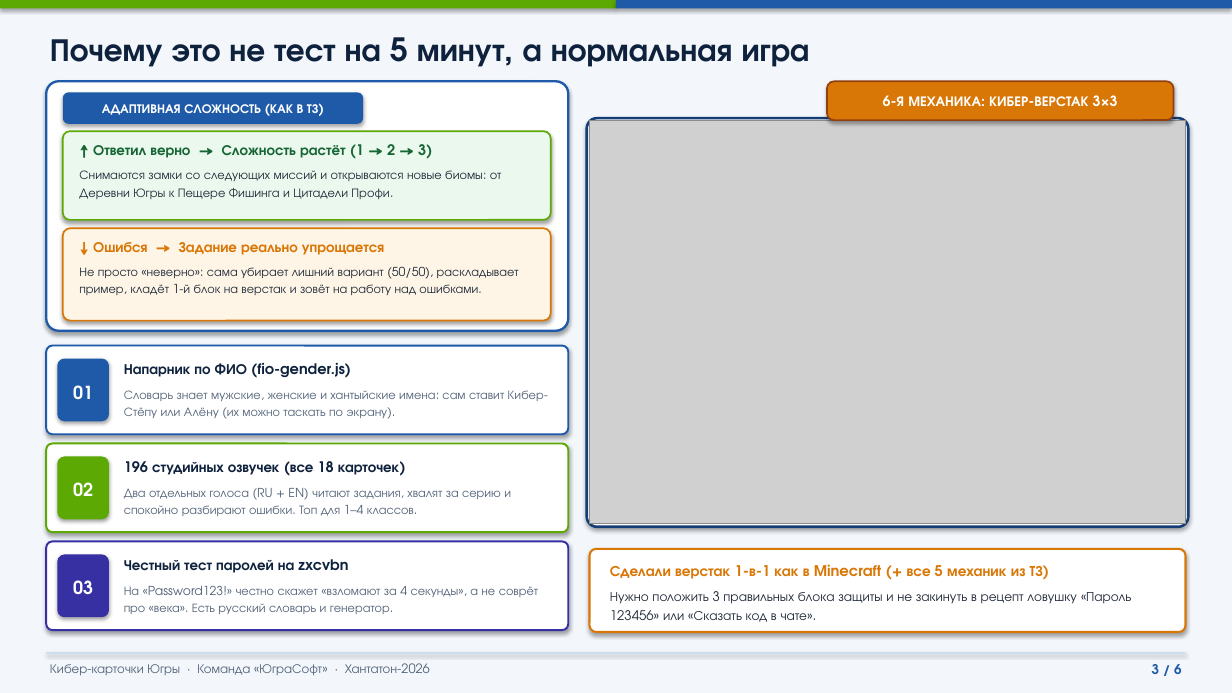
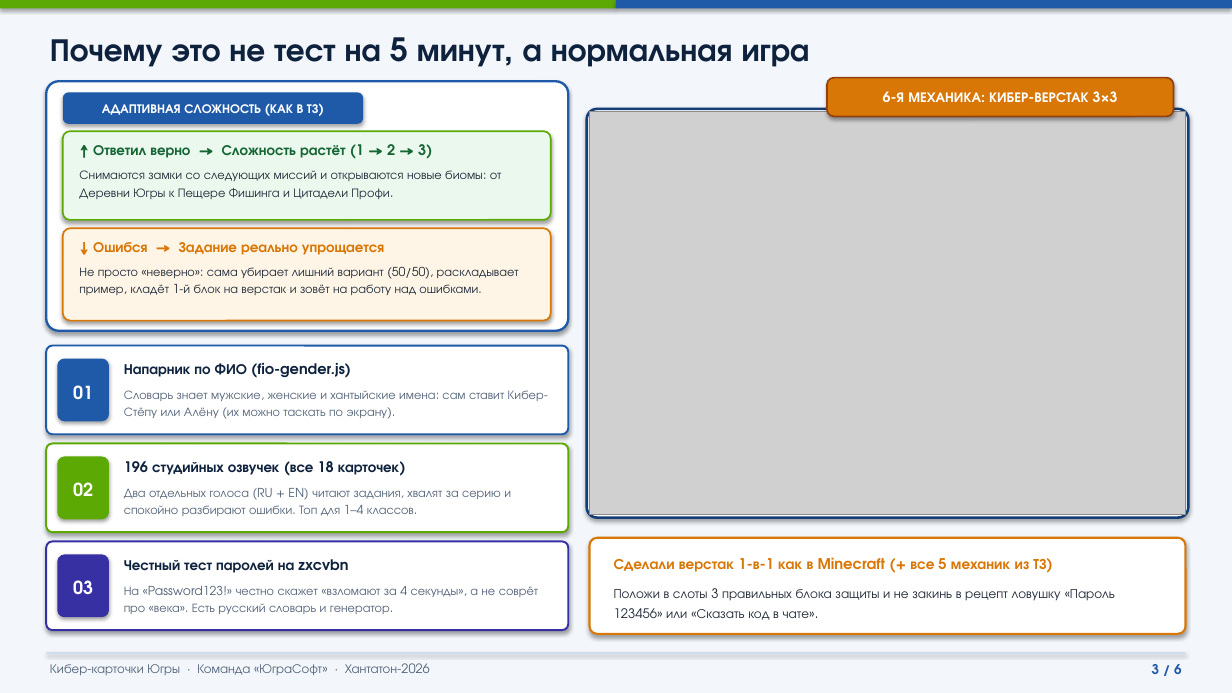
Before and after one commit to Frejixxx/yugrasoft-cybercards, a slide deck: slide 3 of Презентация_Кибер-карточки_Югры.pptx. Drawn at 1232x693 pixels with LibreOffice and Linux fonts; fonts in the diff are those of the drawing; grey boxes stand for pictures. Boxes give left, top, right and bottom in pixels: in the first picture for what was removed or moved away, otherwise in the second. Text is boxed around its words. In the diff, an @@ line names an element or a change of style, - is before the commit and + after.

```diff
--- a/Презентация_Кибер-карточки_Югры.pptx
+++ b/Презентация_Кибер-карточки_Югры.pptx
@@ rounded rectangle "6-Я МЕХАНИКА: КИБЕР-ВЕРСТАК 3×3": place and size @@
-rounded rectangle "6-Я МЕХАНИКА: КИБЕР-ВЕРСТАК 3×3" at <box>827,81,1174,120</box>
+rounded rectangle "6-Я МЕХАНИКА: КИБЕР-ВЕРСТАК 3×3" at <box>827,78,1174,116</box>
@@ rounded rectangle: place and size @@
-rounded rectangle at <box>587,118,1189,527</box>
+rounded rectangle at <box>587,109,1189,518</box>
@@ picture: place and size @@
-picture at <box>590,121,1186,524</box>
+picture at <box>590,112,1186,515</box>
@@ rounded rectangle: place and size @@
-rounded rectangle at <box>590,549,1186,632</box>
+rounded rectangle at <box>590,538,1186,634</box>
@@ text "Сделали верстак 1-в-1 как в ...": place and size @@
-text "Сделали верстак 1-в-1 как в ..." at <box>610,564,1043,579</box>
+text "Сделали верстак 1-в-1 как в ..." at <box>614,557,1046,572</box>
@@ text at <box>614,588,1115,620</box>: text changed; size 10.3 to 10.2 pt @@
-Нужно положить 3 правильных блока защиты и не закинуть в рецепт ловушку «Пароль 123456» или «Сказать код в чате».
+Положи в слоты 3 правильных блока защиты и не закинь в рецепт ловушку «Пароль 123456» или «Сказать код в чате».
```
Also in this commit, not shown: 2 other slides changed, 1 other file.
